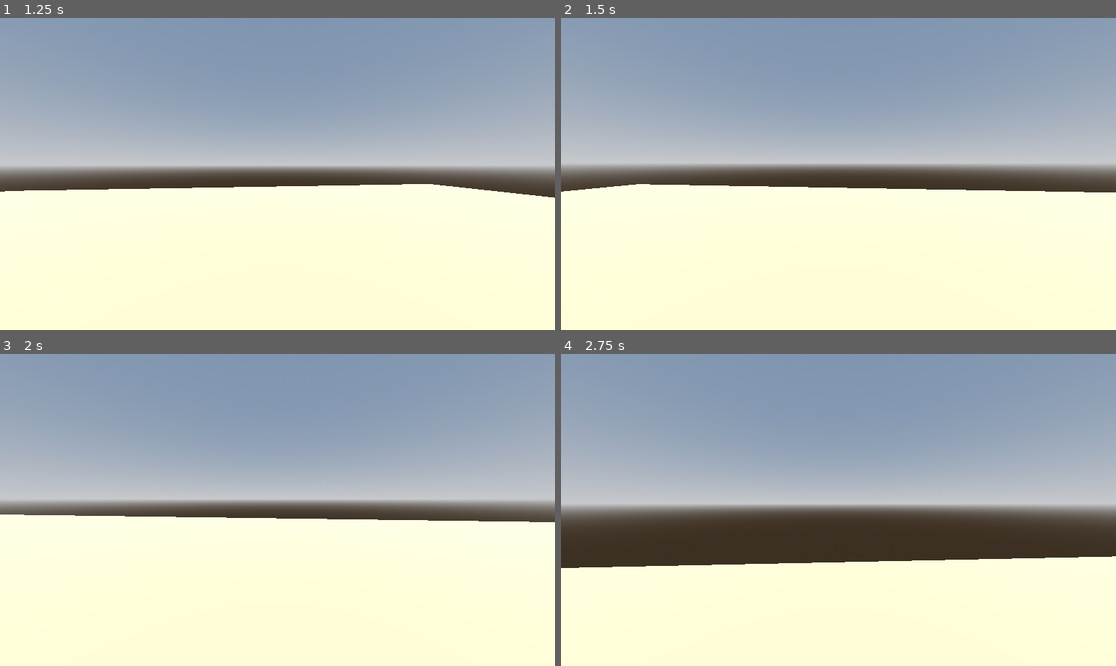
Above: before the commit, frames 1-4 (two rows, left to right).
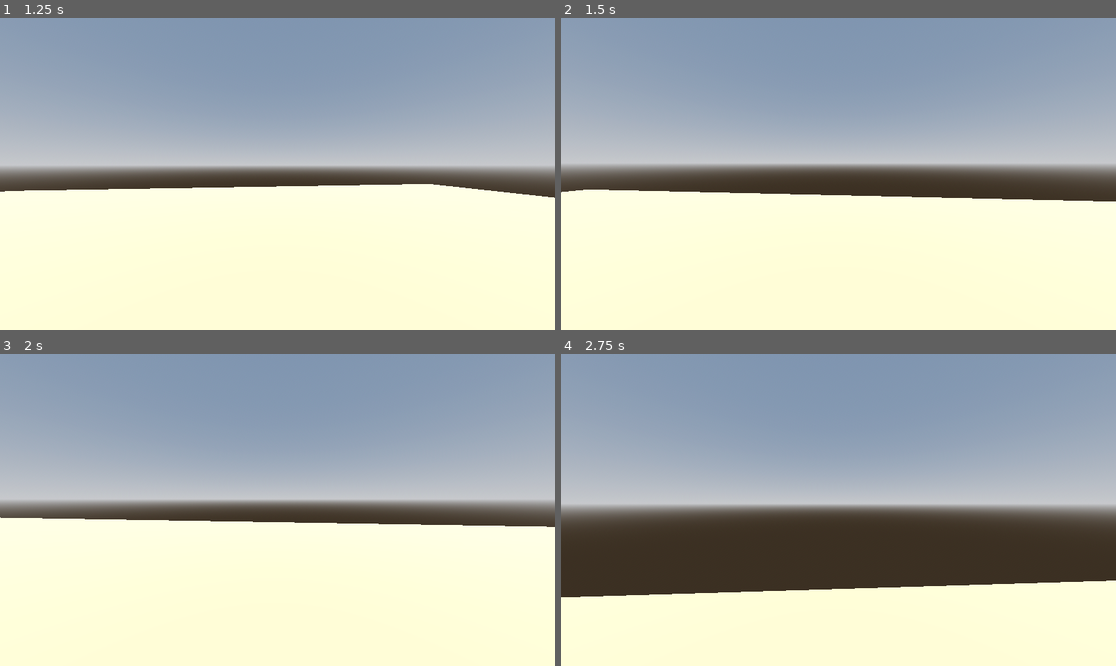
Above: after the commit, the same moments.

Repository: herenereh/crash-pizza
Game: Godot game, scene res://main.tscn
Two runs of this game, one before a commit and one after it. Both use one fixed random seed, a clock stepped at 60 frames per second and the inputs below.
Inputs (mouse positions are in pixels of both pictures, inside the frame that each line leads up to):
- Up to frame 1 (1.25 s): tap Enter at 0.5 s; move the mouse to (305, 174) at 0.52 s; hold W (up) from 0.53 s (still down); tap Space (Jump) at 0.6, 0.77, 1.07 s
- Up to frame 2 (1.5 s): keep holding W (up); move the mouse to (810, 174) at 1.27 s; tap Shift (Dash) at 1.35 s
- Up to frame 3 (2 s): keep holding W (up); tap Space (Jump) at 1.52, 1.55, 1.82 s
- Up to frame 4 (2.75 s): keep holding W (up); move the mouse to (849, 503) at 2.02 s; tap Space (Jump) at 2.1 s

Frame 1 is identical in both runs. In frame 2, 2.2% of the frame differs, in the area x 0-100%, y 53-59%; in frame 3, 1.2%; in frame 4, 8.6%, in the area x 0-100%, y 64-78%.

Commit message:
Minor adjustments
Minik bir sıkıntı buldum

Diff:
--- a/HankMovement.gd
+++ b/HankMovement.gd
@@ -3,14 +3,14 @@
 const SPEED = 8.0
 const JUMP_VELOCITY = 4.5
 const SENSITIVITY = 0.002
-const DASH_VELOCITY = 150.0
-const WALL_TILT = 0.5
+const DASH_VELOCITY = 400.0
+const WALL_TILT = 0.7
 
 var JUMP_COUNT = 2
 var WALL_INTERACTION = 1
 var WALL_DETECTION = 1
 var is_dashing = false
-var DASH_TIME = 0.2
+var DASH_TIME = 0.1
 var DASH_TIMER = 0.0
 var dash_direction = Vector3.ZERO
 
@@ -27,9 +27,6 @@
 
 
 enum PlayerState { WalkingState, RunningState, MidAirState, DashState, OnWallState}
-
-
-
 
 
 func wall_detecion():
@@ -69,11 +66,15 @@
 	var direction = (head.transform.basis * Vector3(input_dir.x, 0, input_dir.y)).normalized()
 
 	if is_on_wall() and not is_on_floor() and WALL_INTERACTION > 0:
+
 		wall_detecion()
 		if Input.is_action_just_pressed("Jump"):
+			velocity.y = JUMP_VELOCITY * 2
 			WALL_INTERACTION = 0;
 			JUMP_COUNT += JUMP_COUNT
-			velocity.y = JUMP_VELOCITY * 2
+			#Çift zıplamada zıplamayı ikiye katlıyor
+			#Tek zıplamada normal hızda zıplıyor
+			#Çözülmesi gerek
 
 	if not is_on_floor() :
 		velocity += get_gravity() * delta
